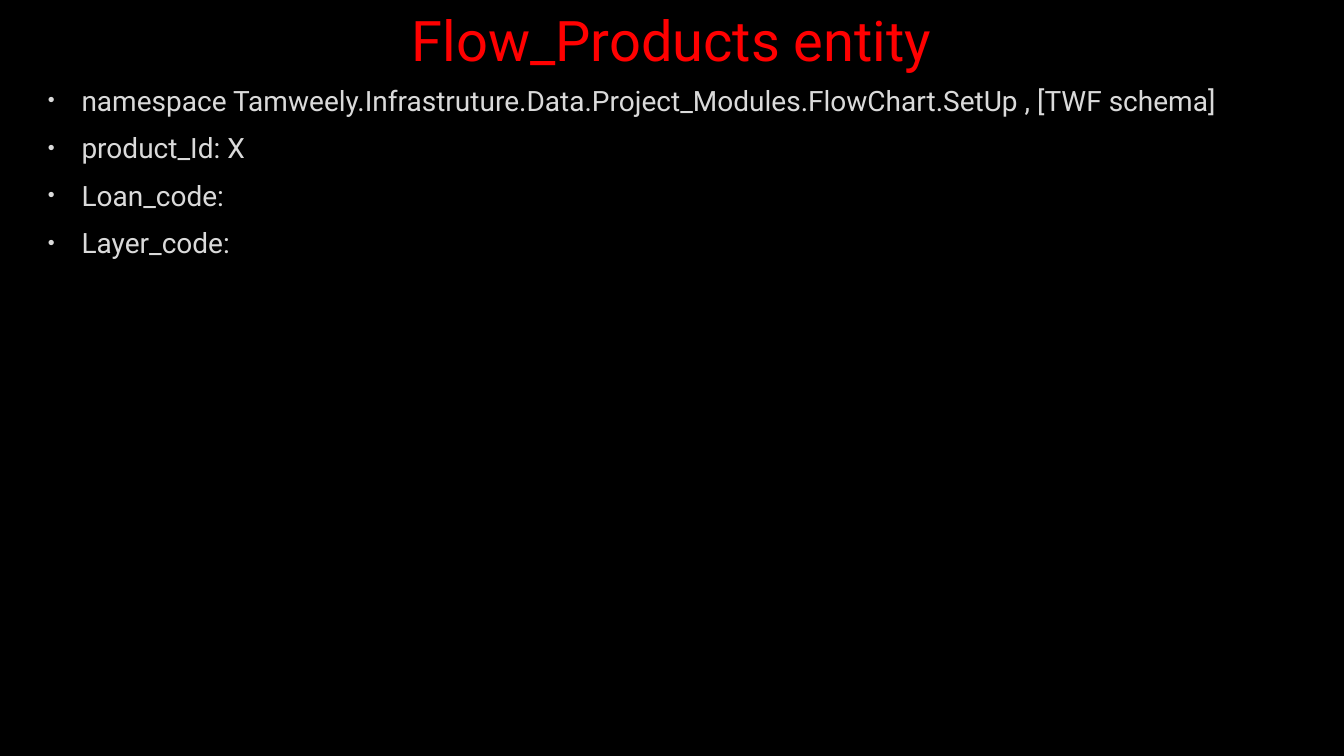
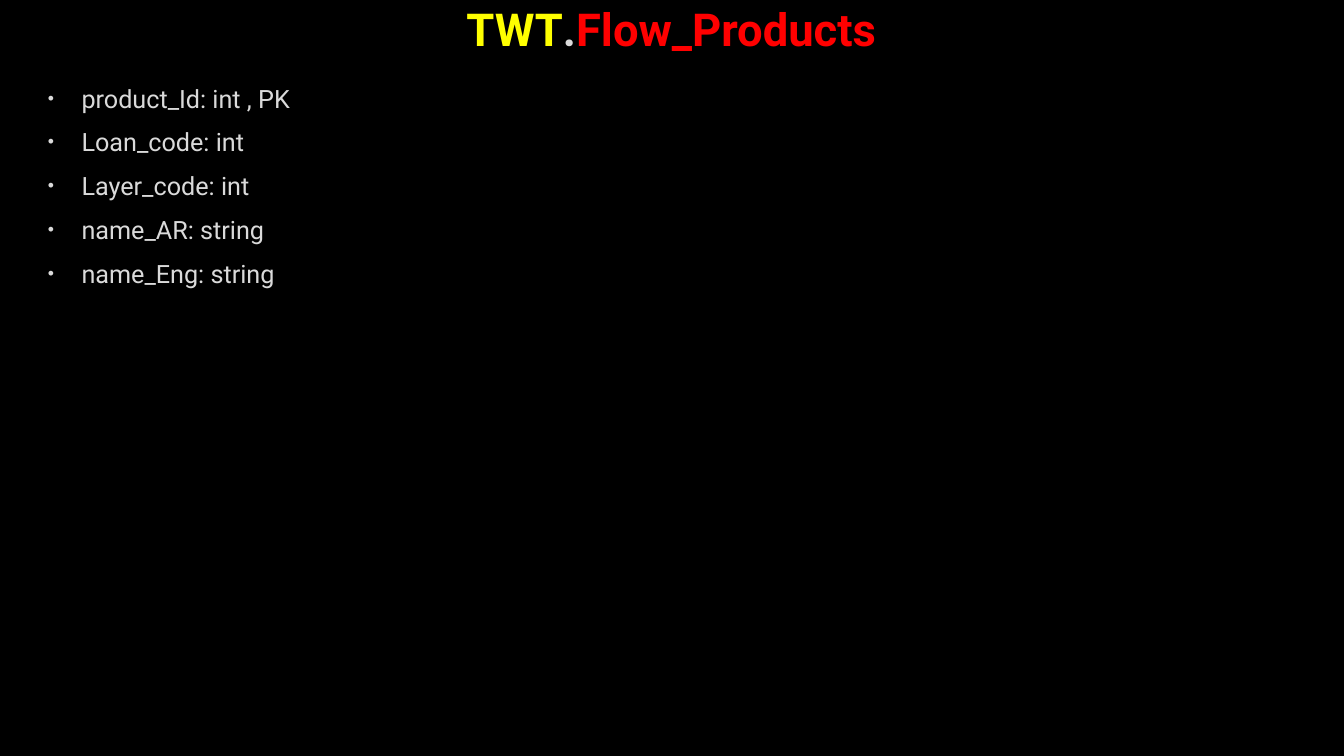
Before and after one commit to AhmedMohamedSamir1/Summary, a slide deck: slide 31 of Dot Net/Business.pptx. Drawn at 1344x756 pixels with LibreOffice and Linux fonts; fonts in the diff are those of the drawing; background and template pictures are left out. Boxes give left, top, right and bottom in pixels: in the first picture for what was removed or moved away, otherwise in the second. Text is boxed around its words. In the diff, an @@ line names an element or a change of style, - is before the commit and + after.

```diff
--- a/Dot Net/Business.pptx
+++ b/Dot Net/Business.pptx
@@ title at (466,12,876,51): text changed; size 40 to 32.4 pt; bold on @@
-Flow_Products entity
+TWT.Flow_Products
@@ text at (82,89,290,289): text changed; size 20 to 18 pt @@
-• namespace Tamweely.Infrastruture.Data.Project_Modules.FlowChart.SetUp , [TWF schema]
-• product_Id: X
-• Loan_code:
-• Layer_code:
+• product_Id: int , PK
+• Loan_code: int
+• Layer_code: int
+• name_AR: string
+• name_Eng: string
```
Also in this commit, not shown: 7 other slides changed, 13 slides added, 3 other files.
